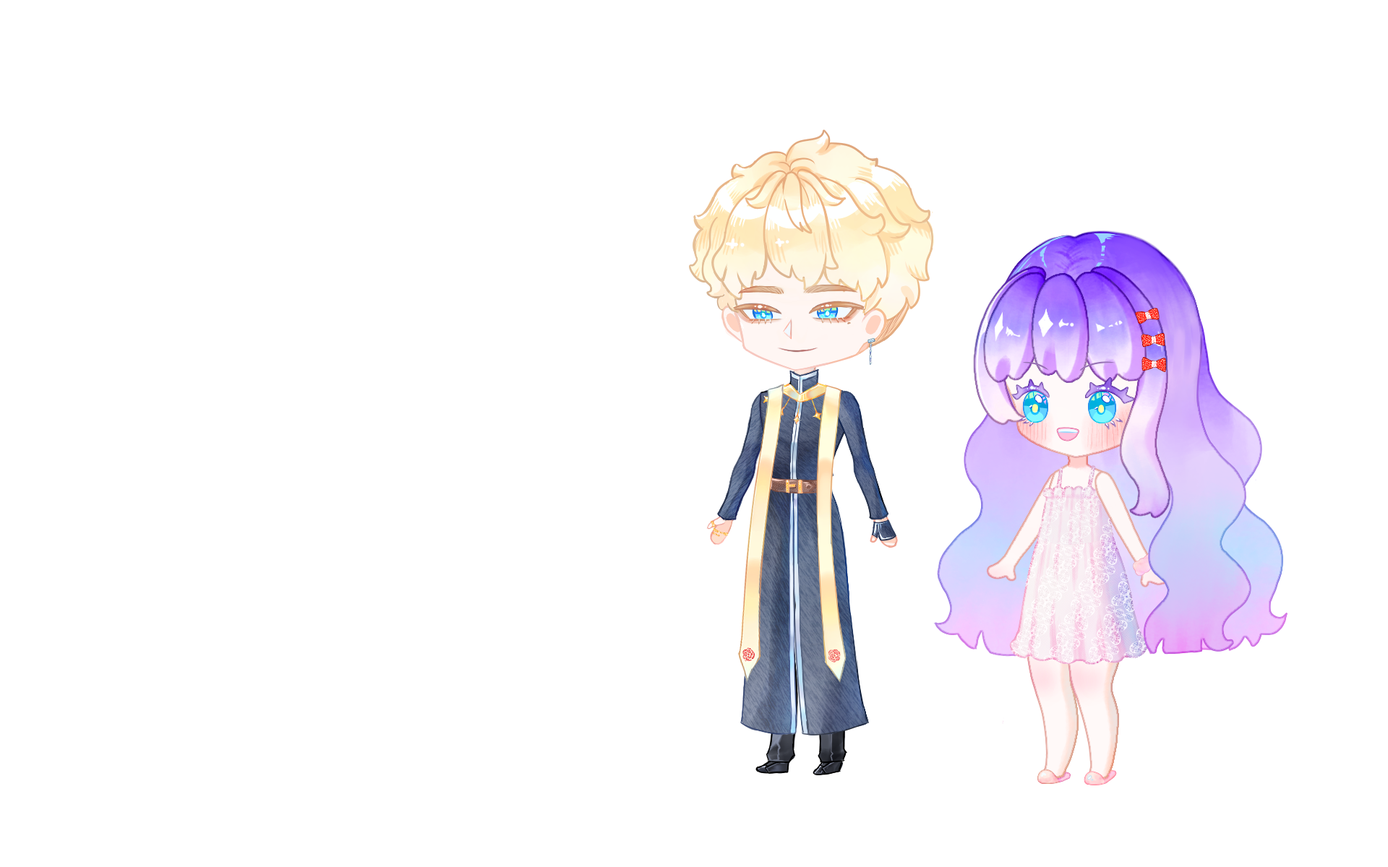
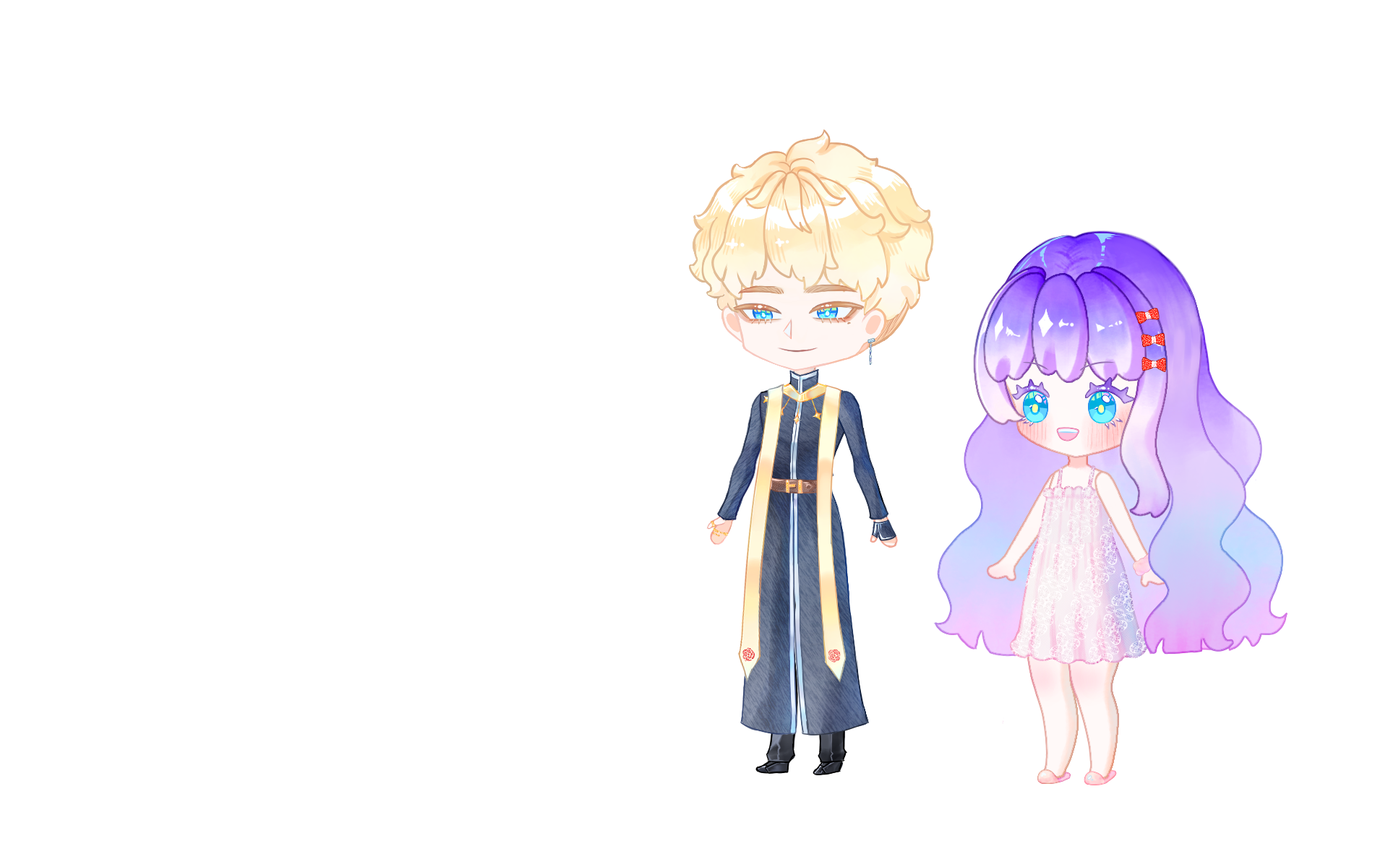
The second w=1388, h=867 image is a revision of the first. Changes to its layers:
painted on "HEAD_一般" over [690, 129, 934, 372]
showed "HEAD_臉紅", painted on it over [688, 129, 934, 372]
